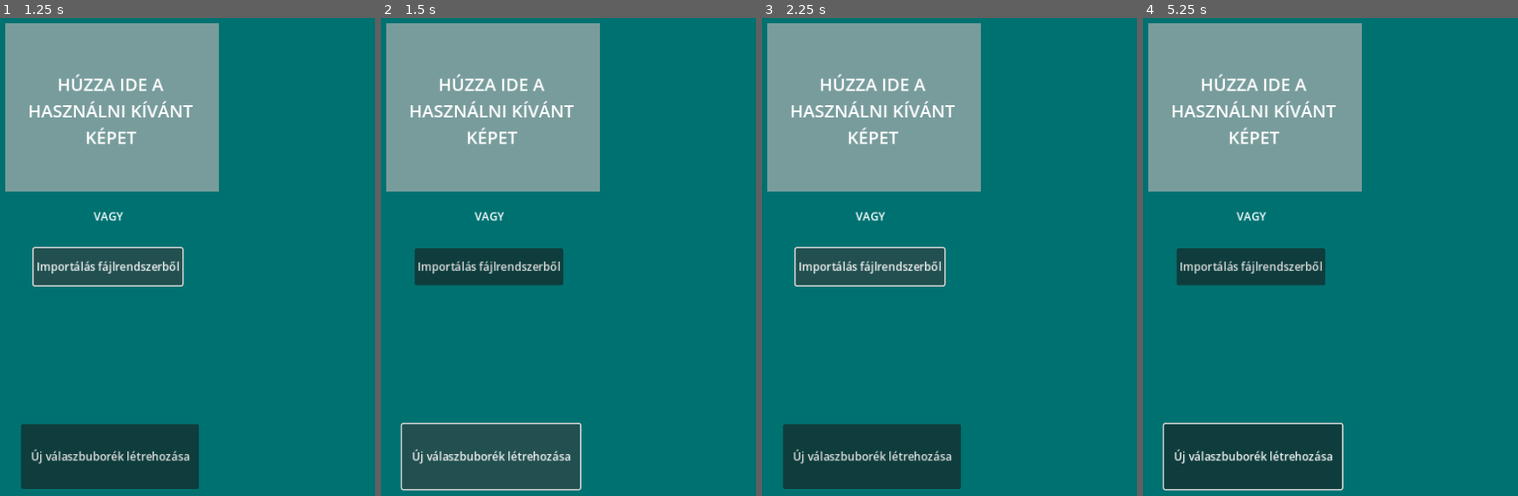
Above: before the commit, frames 1-4 (left to right).
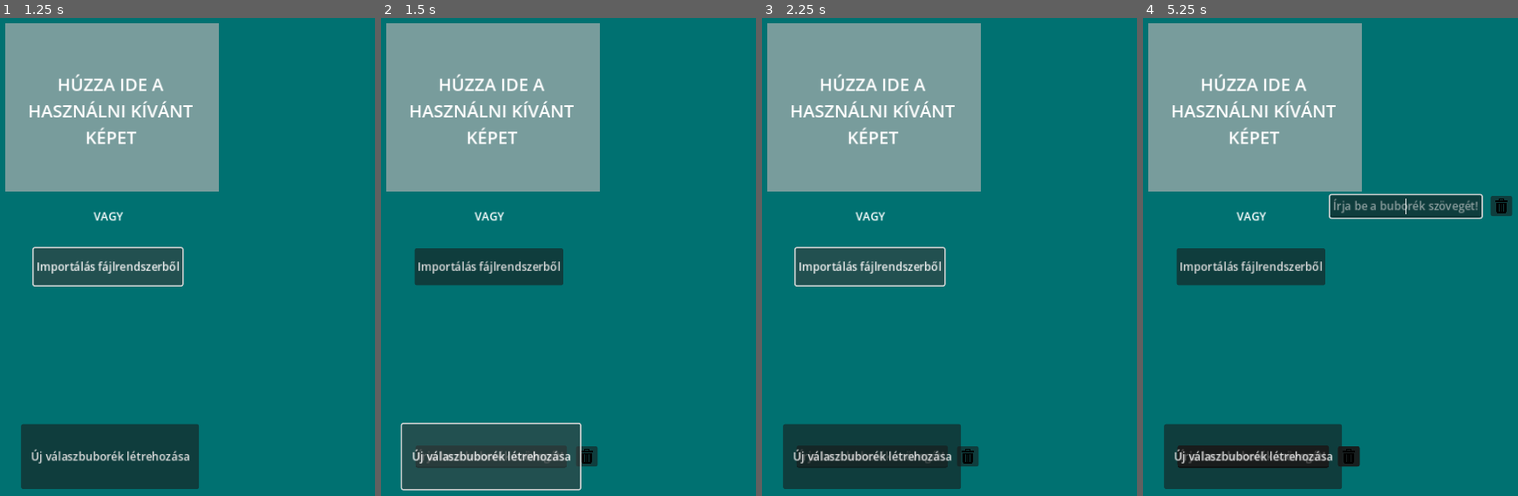
Above: after the commit, the same moments.

Repository: szuhi27/school-quiz-godot
Game: Godot game, scene res://quiz_maker_assets/quiz_maker.tscn
Two runs of this game, one before a commit and one after it. Both use one fixed random seed, a clock stepped at 60 frames per second and the inputs below.
Inputs (mouse positions are in pixels of both pictures, inside the frame that each line leads up to):
- Up to frame 1 (1.25 s): click "Importálás fájlrendszerből" at 0.5 s
- Up to frame 2 (1.5 s): click "Új válaszbuborék létrehozása" at 1.25 s
- Up to frame 3 (2.25 s): click "Importálás fájlrendszerből" at 2 s
- Up to frame 4 (5.25 s): click "Új válaszbuborék létrehozása" at 2.75 s; click "Importálás fájlrendszerből" at 3.5 s; click "Új válaszbuborék létrehozása" at 4.25 s; tap Enter at 5 s; move the mouse to (1405, 204) at 5.02 s; click (1405, 204) at 5.17 s

Frame 1 is identical in both runs. In frame 2, 0.4% of the frame differs, in the area x 9-58%, y 89-94%; in frame 3, 0.4%; in frame 4, 4.7%, in the area x 5-99%, y 36-99%.

Commit message:
placable, movable answ bubble
working on teh answer bubble placing, still not 100%

Diff:
--- a/quiz_maker_assets/answer_bubble.tscn
+++ b/quiz_maker_assets/answer_bubble.tscn
@@ -1,9 +1,51 @@
-[gd_scene format=3 uid="uid://drnit6xvsphed"]
+[gd_scene load_steps=4 format=3 uid="uid://drnit6xvsphed"]
+
+[ext_resource type="Script" path="res://quiz_maker_assets/answer_bubble_contol.gd" id="1_wqhkn"]
+[ext_resource type="Texture2D" uid="uid://d2avstl64ot5l" path="res://quiz_maker_assets/bin.png" id="2_nhfb2"]
+
+[sub_resource type="RectangleShape2D" id="RectangleShape2D_qmv4v"]
+size = Vector2(292, 45)
 
 [node name="AnswerBubble" type="Node2D"]
+script = ExtResource("1_wqhkn")
 
 [node name="LineEdit" type="LineEdit" parent="."]
-offset_right = 227.0
-offset_bottom = 41.0
+anchors_preset = 8
+anchor_left = 0.5
+anchor_top = 0.5
+anchor_right = 0.5
+anchor_bottom = 0.5
+offset_left = -108.5
+offset_top = -16.0
+offset_right = 108.5
+offset_bottom = 16.0
+grow_horizontal = 2
+grow_vertical = 2
 placeholder_text = "Írja be a buborék szövegét!"
 alignment = 1
+expand_to_text_length = true
+
+[node name="DeleteButton" type="Button" parent="."]
+anchors_preset = 11
+anchor_left = 1.0
+anchor_right = 1.0
+anchor_bottom = 1.0
+offset_left = 122.0
+offset_top = -15.0
+offset_right = 153.0
+offset_bottom = 14.0
+grow_horizontal = 0
+grow_vertical = 2
+icon = ExtResource("2_nhfb2")
+icon_alignment = 1
+expand_icon = true
+
+[node name="Area2D" type="Area2D" parent="."]
+position = Vector2(-108, -19)
+
+[node name="CollisionShape2D" type="CollisionShape2D" parent="Area2D"]
+position = Vector2(133, 19)
+shape = SubResource("RectangleShape2D_qmv4v")
+
+[connection signal="pressed" from="DeleteButton" to="." method="_on_delete_button_pressed"]
+[connection signal="input_event" from="Area2D" to="." method="_on_area_2d_input_event"]
--- /dev/null
+++ b/quiz_maker_assets/answer_bubble_contol.gd
@@ -0,0 +1,22 @@
+extends Node2D
+
+var selected = false
+var mouse_offset = Vector2(0, 0)
+
+func _process(delta: float) -> void:
+	if selected:
+		position = get_global_mouse_position() + mouse_offset
+
+
+
+func _on_area_2d_input_event(viewport: Node, event: InputEvent, shape_idx: int) -> void:
+	if event is InputEventMouseButton and event.button_index == MOUSE_BUTTON_LEFT:
+		if event.pressed:
+			mouse_offset = position - get_global_mouse_position()
+			selected = true
+		else:
+			selected = false
+
+
+func _on_delete_button_pressed() -> void:
+	queue_free()
--- a/quiz_maker_assets/answer_bubble_creator.gd
+++ b/quiz_maker_assets/answer_bubble_creator.gd
@@ -4,22 +4,14 @@
 @export var answer_bubble : PackedScene
 
 var _new_bubble : Node2D
-var _selected_tower : Node2D
-var _tower_controls : Node
 
 func _physics_process(delta):
 	if(_new_bubble != null):
 		_new_bubble.global_position = get_global_mouse_position()
 
+func _on_answe_bubble_creatot_button_button_down() -> void:
+	_new_bubble = answer_bubble.instantiate()
+	add_child(_new_bubble)
 
-func _on_archer_button_button_down():
-	_new_bubble = answer_bubble.instantiate()
-	add_child(_selected_tower)
-
-func _on_archer_button_button_up():
-	if(_tower_controls.is_placeble()):
-		_tower_controls.place_tower()
-		_new_bubble = null
-	else :
-		_selected_tower.queue_free()
-		_selected_tower = null
+func _on_answe_bubble_creatot_button_button_up() -> void:
+	_new_bubble = null
--- a/quiz_maker_assets/quiz_maker.tscn
+++ b/quiz_maker_assets/quiz_maker.tscn
@@ -1,7 +1,8 @@
-[gd_scene load_steps=5 format=3 uid="uid://11ghupk4o1ii"]
+[gd_scene load_steps=6 format=3 uid="uid://11ghupk4o1ii"]
 
 [ext_resource type="Script" path="res://quiz_maker_assets/quiz_maker.gd" id="1_bicct"]
 [ext_resource type="Script" path="res://quiz_maker_assets/answer_bubble_creator.gd" id="2_y8m76"]
+[ext_resource type="PackedScene" uid="uid://drnit6xvsphed" path="res://quiz_maker_assets/answer_bubble.tscn" id="3_wj6vt"]
 
 [sub_resource type="LabelSettings" id="LabelSettings_b8aed"]
 font_size = 25
@@ -130,6 +131,7 @@
 offset_right = 40.0
 offset_bottom = 40.0
 script = ExtResource("2_y8m76")
+answer_bubble = ExtResource("3_wj6vt")
 
 [node name="AnsweBubbleCreatotButton" type="Button" parent="."]
 offset_left = 374.0
@@ -140,3 +142,5 @@
 
 [connection signal="pressed" from="ImageImportGroup/Button" to="." method="_on_button_pressed"]
 [connection signal="file_selected" from="ImageImportGroup/FileDialog" to="." method="_on_file_dialog_file_selected"]
+[connection signal="button_down" from="AnsweBubbleCreatotButton" to="AnswerBubbleControl" method="_on_answe_bubble_creatot_button_button_down"]
+[connection signal="button_up" from="AnsweBubbleCreatotButton" to="AnswerBubbleControl" method="_on_answe_bubble_creatot_button_button_up"]
Binary file added: quiz_maker_assets/bin.png
Not shown, added: quiz_maker_assets/bin.png.import
